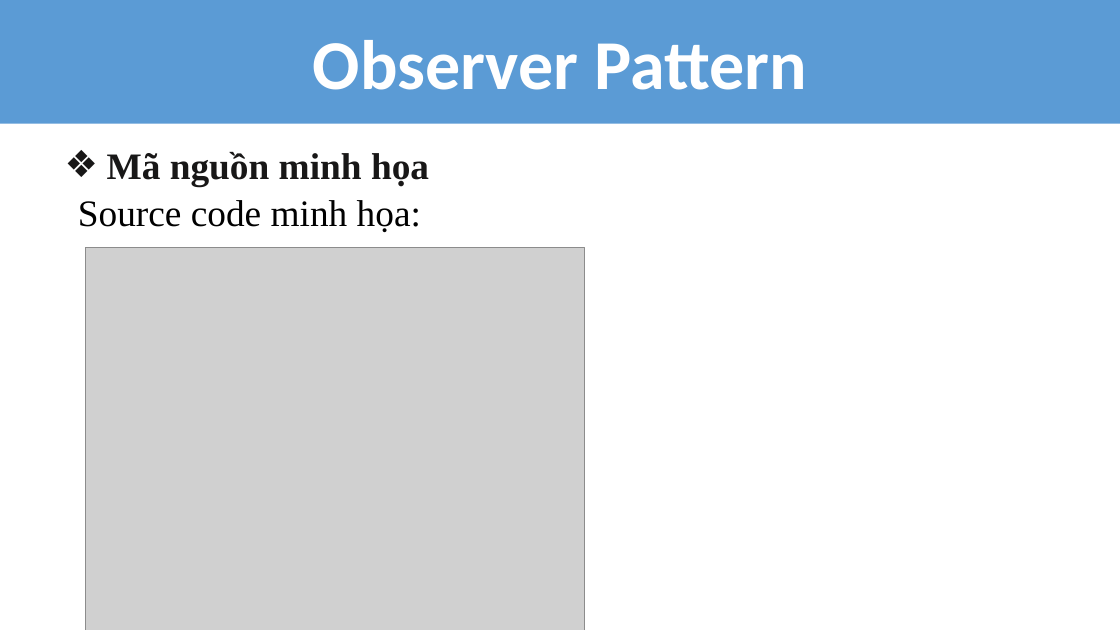
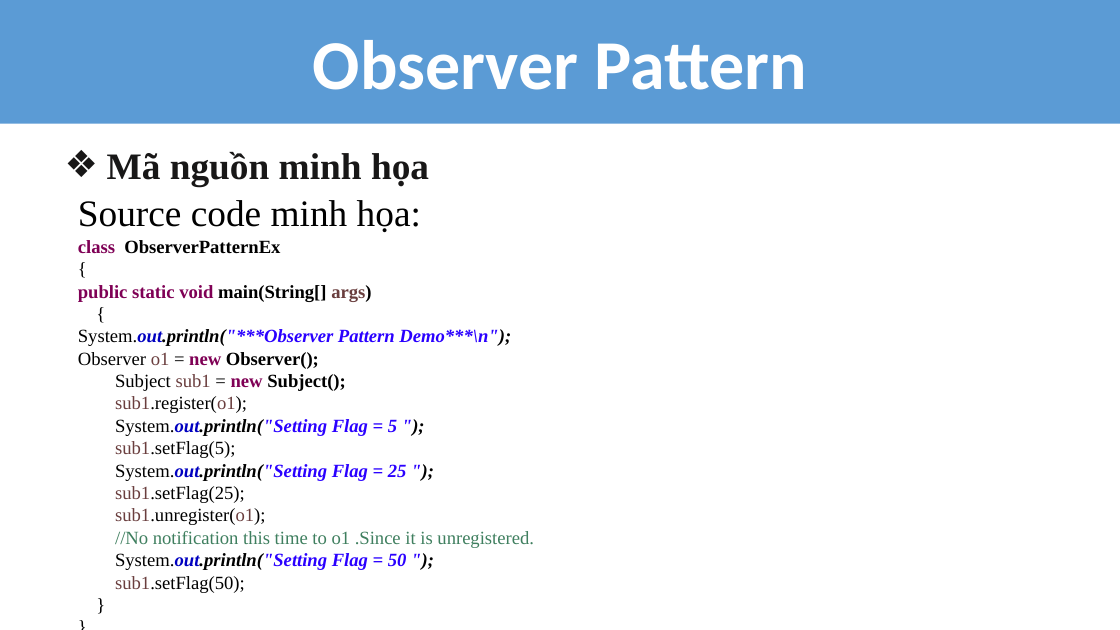
Before and after one commit to huulocuit1/DP, a slide deck: slide 23 of SEMINAR_5_PatternsDichSach.pptx. Drawn at 1120x630 pixels with LibreOffice and Linux fonts; fonts in the diff are those of the drawing; grey boxes stand for pictures. Boxes give left, top, right and bottom in pixels: in the first picture for what was removed or moved away, otherwise in the second. Text is boxed around its words. In the diff, an @@ line names an element or a change of style, - is before the commit and + after.

Commit message:
LOC xong phan Slide va Bao cao
Da sua silde 5 mau slide phan Observer bs va bao cao

```diff
--- a/SEMINAR_5_PatternsDichSach.pptx
+++ b/SEMINAR_5_PatternsDichSach.pptx
@@ text added at (x1=78, y1=240, x2=534, y2=593), 16 pt, text #000000, bold @@
+class ObserverPatternEx
+{
+public static void main(String[] args)
+{
+System.out.println("***Observer Pattern Demo***\n");
+Observer o1 = new Observer();
+Subject sub1 = new Subject();
+sub1.register(o1);
+System.out.println("Setting Flag = 5 ");
+sub1.setFlag(5);
+System.out.println("Setting Flag = 25 ");
+sub1.setFlag(25);
+sub1.unregister(o1);
+//No notification this time to o1 .Since it is unregistered.
+System.out.println("Setting Flag = 50 ");
+sub1.setFlag(50);
+}
+}
@@ picture removed at (x1=86, y1=248, x2=585, y2=630) @@
```
Also in this commit, not shown: 2 other slides changed, 1 other file.
